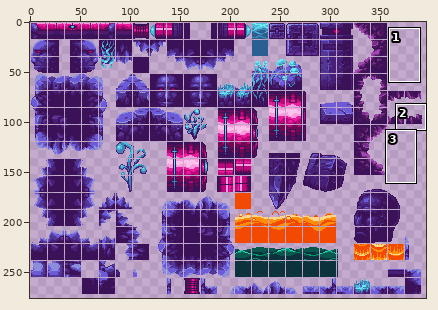
Sprite sheet: Dev_class5_handout/Game/maps/warped_caves_spritesheet.png.png. The picture above shows the old version from afar; the outline marks the close-up.
Close-up. Old version:
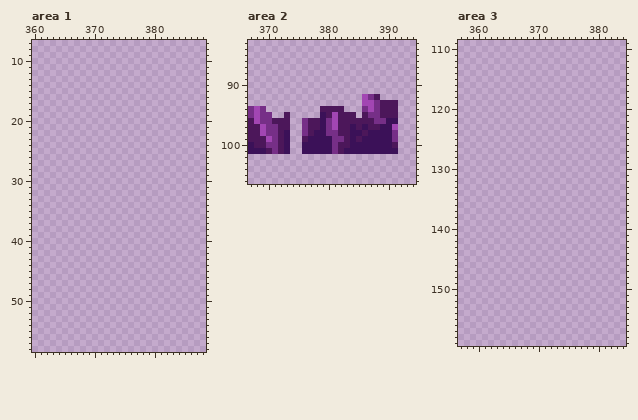
The file is 400x281 pixels. Pixels under 10% opacity are left out. Colours within 5 levels of each other are drawn and written as one. Shown: area 1: x 360..388, y 7..58; area 2: x 367..394, y 83..106; area 3: x 357..384, y 109..159. The wide view leaves out empty margins.
New version:
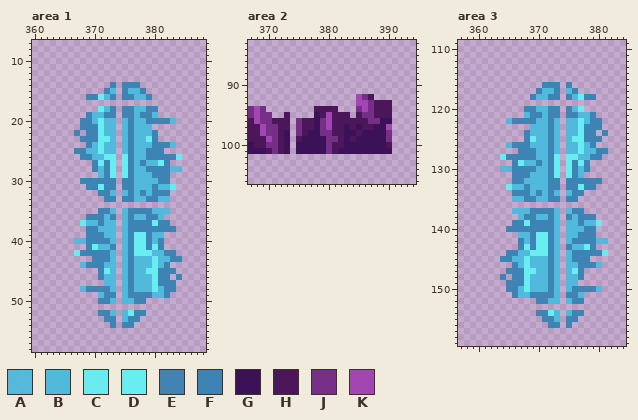
Palette (. is transparent): A #51b9dbf5  B #51b9db  C #67edf1f6  D #68eef2  E #3d83b3f7  F #3d83b3  G #3b1158  H #4c175a  J #762f87  K #a246b3
What changed:
Changed rows in their new state; - is an unchanged pixel.
Area 1:
first column x 367:
14 ------F-FFF-------
15 -----FB-FBBF------
16 --FFDBF-FFBBF-----
18 ----DBE-EEBBFE----
19 --FBBFE-EEBFEB----
20 -FFBDBA-BFBBFEEEA-
21 -FFFDBB-BFBBB-----
22 F-FFDBB-BFBBBF----
23 -FFFDDB-BFBBDF----
24 --FBDBB-BFBBBFFEA-
25 FFBBDBB-BFBBFFF---
26 -FFBBDD-DFBBFFFFEC
27 ---FDFD-DFBFBBDF--
28 ---FBFD-DFBBFFFFAA
29 ----BFD-DFBBBFFF--
30 -FFFFFF-FFBBBBFF--
31 --FFDFF-FFBBBFBBC-
32 ----FFB-BFBEBFFE--
33 -----FF-FFBAFFBB--
35 ----FFA-BFFFFBBB--
36 --EFFBE-BFBBFFB---
37 -CBBFBB-BFFFFDFF--
38 --FFBBB-BFFFFFFFF-
39 --FFFBB-BFDDFBB---
40 AAFFFFB-BFDDFBF---
41 --FDBBF-BFDDFDF---
42 CEFFFFB-BFDDDBBFF-
43 ---FFFB-BFBBBDBBFF
44 -AEFFBB-BFBBBDBF--
45 ----FDB-BFBBDDFFF-
46 ----FBB-BFBBBDFF-F
47 -----BB-BFBBBDFFF-
48 -AEEEFB-BFBABDBFF-
49 ----BEF-BEEEFBBF--
50 ----EFB-BBEE------
52 ----EEB-BDEE------
53 -----EE-BEE-------
54 ------E-EF--------
Area 2:
first column x 375:
 92 ----------KJH.---
 93 ----------K-JH--.
 94 ---H---.--JKJH--.
 95 ---GHKH--.HJ-H--.
 96 JH-GJKH-----J-G-.
 97 JH-GJKH-GHGH-G-K.
 98 JHG-J-H-G-HG---J.
 99 HG---J-HGHG----J.
100 G----JH-G------H.
101 G----JHG--------.
Area 3:
first column x 364:
116 -------FFF-F------
117 ------FBBF-BF-----
118 -----FBBFF-FBDFF--
120 ----EFBBEE-EBD----
121 ----BEFBEE-EFBBF--
122 -AEEEFBBFB-ABDBFF-
123 -----BBBFB-BBDFFF-
124 ----FBBBFB-BBDFF-F
125 ----FDBBFB-BDDFFF-
126 -AEFFBBBFB-BBDBF--
127 ---FFFBBFB-BBDBBFF
128 CEFFFFBBFD-DDBBFF-
129 --FDBBFBFD-DFDF---
130 AAFFFFBBFD-DFBF---
131 --FFFBBBFD-DFB----
132 --FFBBBBFF-FFFFFF-
133 -CBBFBBBFF-FFDFF--
134 --EFFBEBFB-BFF----
135 --BBFFABFF-FF-----
137 --BBBFFFFB-AFF----
138 ---BFFBBFB-EBFFE--
139 --FFDFFFFB-BBFBBC-
140 -FFFFFFFFB-BBBFF--
141 ---BBFDDFB-BBFFF--
142 ---FBFDDFB-BFFFFAA
143 ---FDFDDFB-FBBDF--
144 -FFBBDDDFB-BFFFFEC
145 FFBBDBBBFB-BFFF---
146 --FBDBBBFB-BBFFEA-
147 -FFFDDBBFB-BDF----
148 F-FFDBBBFB-BBF----
149 -FFFDBBBFB-BB-----
150 -FFBDBABFB-BFEEEA-
151 --FBBFEEEB-FEB----
152 ------EEBB-BFE----
154 ------EEDB-BEE----
155 -------EEB-EE-----
156 --------FE-E------
Boxes around the changes in both close-ups, in picture pixels (x1, y1, x2, y2):
added: (74, 82, 182, 328)
changed: (296, 94, 398, 154)
added: (500, 82, 608, 328)
